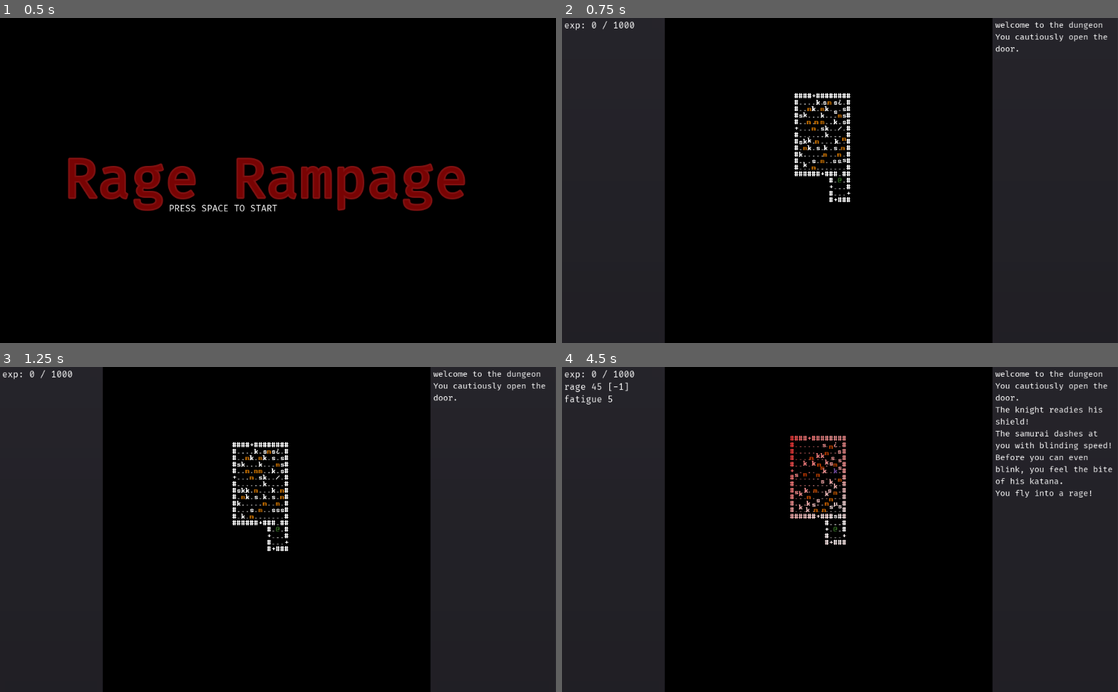
Above: before the commit, frames 1-4 (two rows, left to right).
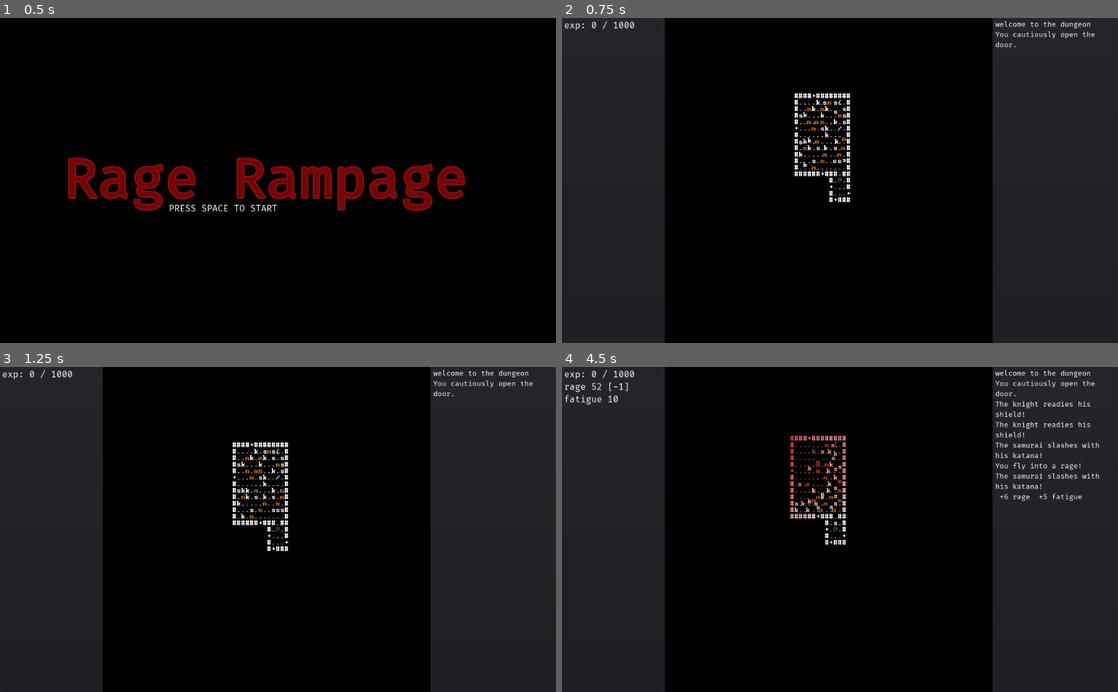
Above: after the commit, the same moments.

Repository: redxaxder/7DRL2022
Game: Godot game, scene res://scenes/root.tscn
Same seed, same stepped clock (60 frames per second), same inputs: the game is played once before the commit and once after it.
Inputs:
- Up to frame 1 (0.5 s): no input
- Up to frame 2 (0.75 s): tap Space (action) at 0.5 s; hold Up (up) from 0.53 s (still down); hold Space (action) from 0.53 s (still down)
- Up to frame 3 (1.25 s): keep holding Up (up); keep holding Space (action)
- Up to frame 4 (4.5 s): release Space (action) at 1.28 s; tap Enter (level_up) at 1.35, 2 s; release Up (up) at 2.03 s; hold . (pass) 2.03-2.78 s; hold Left (left) 2.03-3.53 s; tap Space (action) at 2.85, 3.5 s; hold Down (down) 3.53-4.28 s; hold Enter (level_up) 3.53-4.28 s; hold Right (right) from 4.28 s (still down); tap . (pass) at 4.35 s

Frame 1 is identical in both runs. In frame 2, 0.5% of the frame differs, in the area x 77-99%, y 0-11%; in frame 3, 0.5%; in frame 4, 2.9%, in the area x 5-99%, y 0-49%.

Commit message:
smaller log font. start game at normal speed

Diff:
--- a/scenes/run.tscn
+++ b/scenes/run.tscn
@@ -15,7 +15,7 @@
 font_data = ExtResource( 7 )
 
 [sub_resource type="DynamicFont" id=2]
-size = 15
+size = 13
 font_data = ExtResource( 7 )
 
 [node name="run" type="Node2D"]
--- a/sprites/pc.gd
+++ b/sprites/pc.gd
@@ -43,7 +43,7 @@
 func _ready():
 	randomize()
 	self.player = true
-	self.speed = 6
+	self.speed = normal_speed
 	self.pc = self
 	southpaw = randi() % 4 == 0
 	add_to_group(self.constants.PLAYER)
@@ -66,7 +66,7 @@
 	if rage > 0:
 		rage += rage_on_got_hit
 		fatigue += fatigue_on_got_hit
-		self.combatLog.say("+{0} rage   +{1} fatigue".format([rage_on_got_hit, fatigue_on_got_hit]))
+		self.combatLog.say(" +{0} rage  +{1} fatigue".format([rage_on_got_hit, fatigue_on_got_hit]))
 	elif fatigue > 0:
 		emit_signal(self.constants.PLAYER_DIED)
 	else:
@@ -275,5 +275,5 @@
 	experience_gain_rate += experience_gain_step
 	experience_gain_rate = min(experience_gain_rate, max_experience_gain_rate)
 	rage += rage_on_kill
-	combatLog.say("The {0} dies. +{1} rage +{2} exp".format([label, rage_on_kill, experience_gain_rate]))
+	combatLog.say("The {0} dies. \n +{1} rage  +{2} exp".format([label, rage_on_kill, experience_gain_rate]))
 	emit_signal(constants.PLAYER_STATUS_CHANGED)
